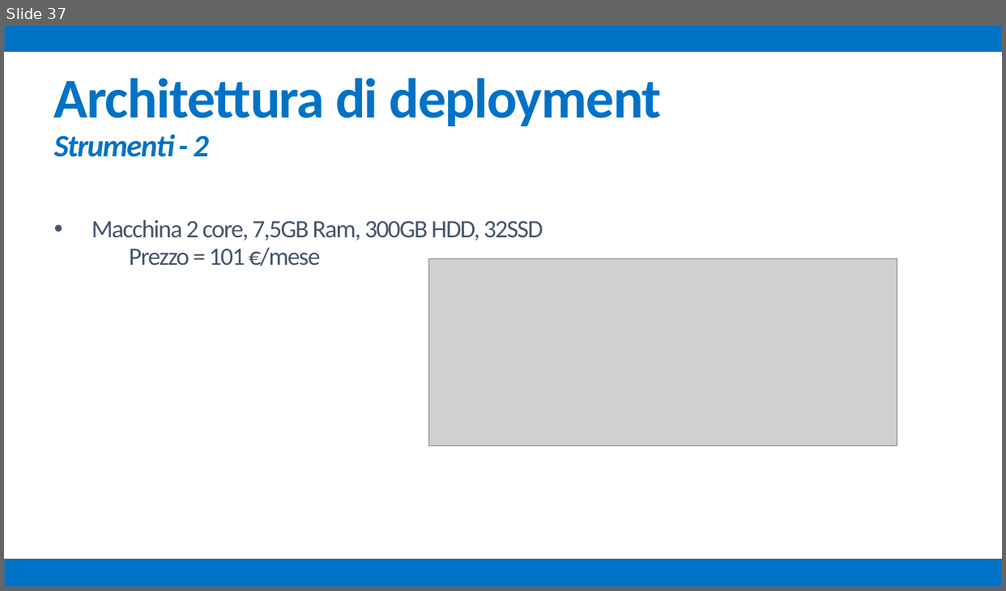
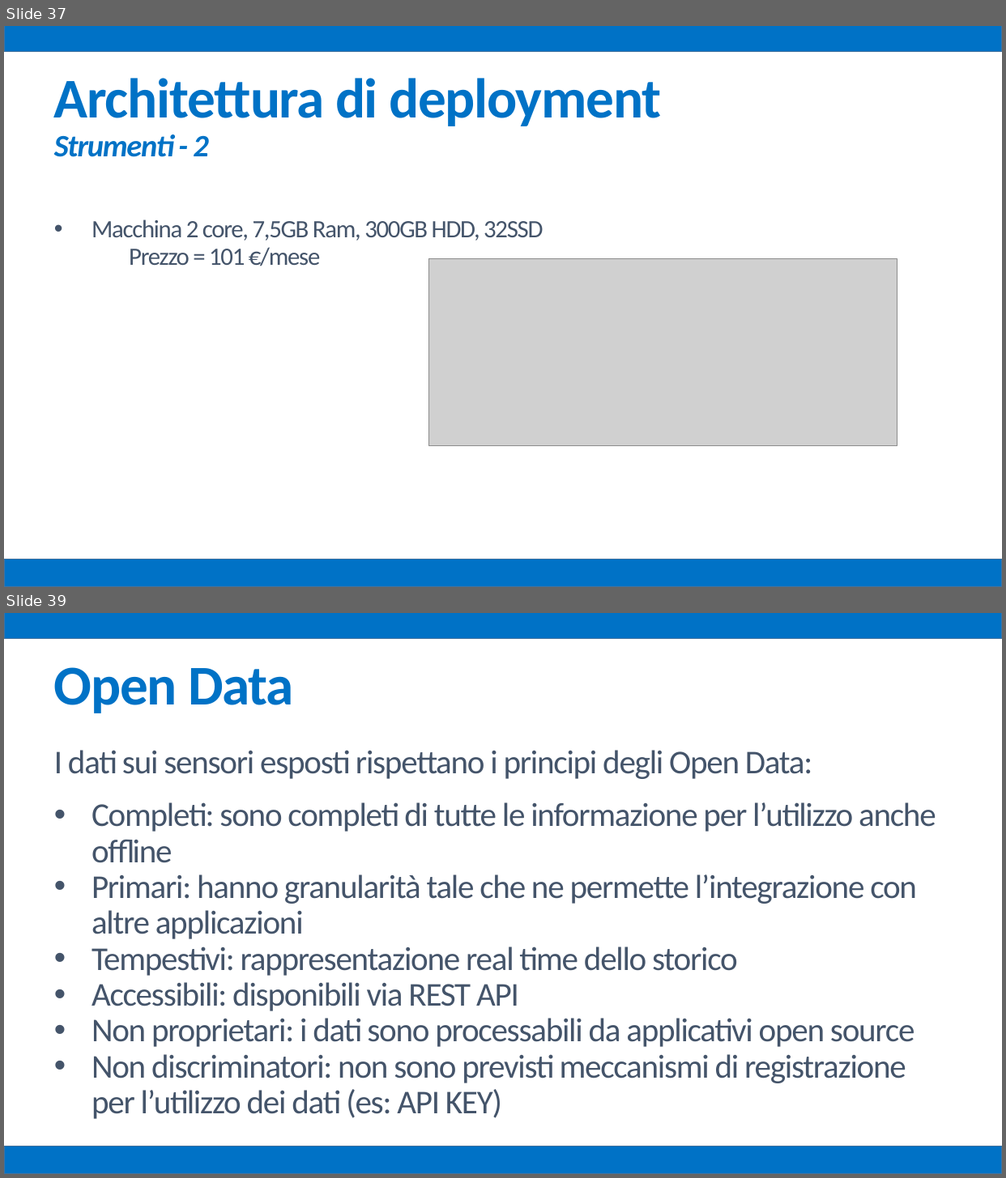
Before and after one commit to mz1991/ProgettoFebbraio2015, a slide deck: Febbraio 2015.pptx. Shown one above the other, each under a label of ours: slide 37 before the commit, slides 37 and 39 after it; the slides between them are not shown. The pictures are 1006x591 and 1006x1178 pixels, drawn with LibreOffice and Linux fonts; fonts in the diff are those of the drawing; grey boxes stand for pictures. Boxes give left, top, right and bottom in pixels: in the first picture for what was removed or moved away, otherwise in the second. Text is boxed around its words. In the diff, an @@ line names an element or a change of style, - is before the commit and + after.

Commit message:
presentazione

```diff
--- a/Febbraio 2015.pptx
+++ b/Febbraio 2015.pptx
@@ slide 39 added at box(4, 613, 1002, 1174), background #FFFFFF @@
@@ rectangle added at box(4, 613, 1002, 639), fill #0072C6, outline #43739E 1 pt @@
@@ text added at box(54, 667, 936, 1119), 32 pt, text #44546A @@
+Open Data
+I dati sui sensori esposti rispettano i principi degli Open Data:
+• Completi: sono completi di tutte le informazione per l’utilizzo anche offline
+• Primari: hanno granularità tale che ne permette l’integrazione con altre applicazioni
+• Tempestivi: rappresentazione real time dello storico
+• Accessibili: disponibili via REST API
+• Non proprietari: i dati sono processabili da applicativi open source
+• Non discriminatori: non sono previsti meccanismi di registrazione per l’utilizzo dei dati (es: API KEY)
@@ rectangle added at box(4, 1146, 1002, 1174), fill #0072C6, outline #43739E 1 pt @@
```
Also in this commit, not shown: 2 other slides added, 1 other file.
